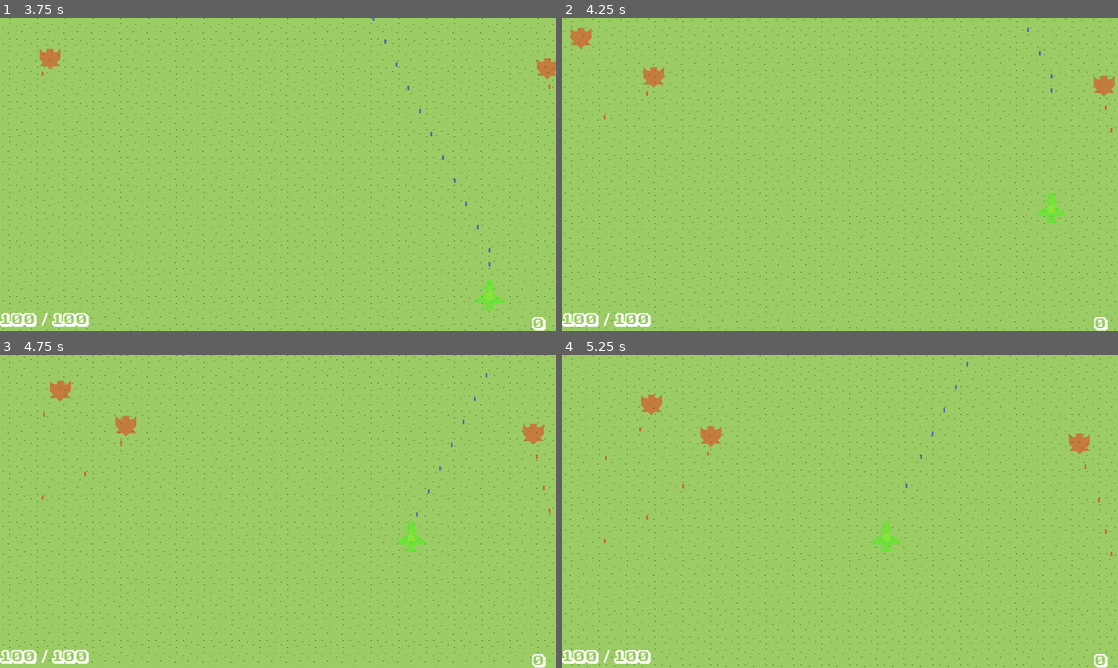
Above: before the commit, frames 1-4 (two rows, left to right).
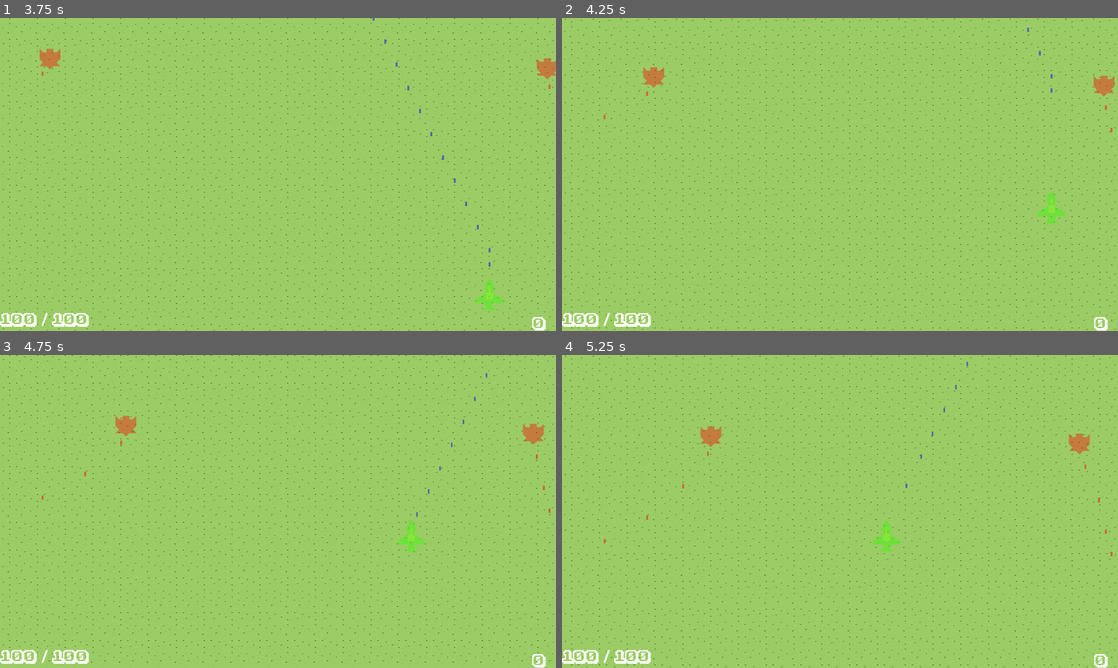
Above: after the commit, the same moments.

Repository: mmyumu/OVNI-godot
Game: Godot game, scene res://menu.tscn
Two runs of this game, one before a commit and one after it. Both use one fixed random seed, a clock stepped at 60 frames per second and the inputs below.
Inputs (mouse positions are in pixels of both pictures, inside the frame that each line leads up to):
- Up to frame 1 (3.75 s): click "Start" at 0.5 s; tap Enter at 1.25 s; move the mouse to (400, 158) at 1.27 s; hold Right (move_right) 1.28-2.03 s; hold Space (shoot) 1.28-2.03 s; click (400, 158) at 1.42 s; move the mouse to (166, 190) at 2.02 s; hold Down (move_down) 2.03-2.78 s; tap Space (shoot) at 2.1, 3.6 s; move the mouse to (333, 105) at 2.77 s; hold Right (move_right) 2.78-3.53 s; hold Space (shoot) 2.78-3.53 s; move the mouse to (250, 237) at 3.52 s; hold Up (move_up) from 3.53 s (still down); click (250, 237) at 3.67 s
- Up to frame 2 (4.25 s): keep holding Up (move_up)
- Up to frame 3 (4.75 s): move the mouse to (444, 558) at 4.27 s; release Up (move_up) at 4.28 s; hold Left (move_left) from 4.28 s (still down); hold Space (shoot) from 4.28 s (still down)
- Up to frame 4 (5.25 s): keep holding Left (move_left); move the mouse to (673, 464) at 5.02 s; release Space (shoot) at 5.03 s; tap Space (shoot) at 5.1 s

Frame 1 is identical in both runs. In frame 2, 0.2% of the frame differs, in the area x 1-6%, y 3-10%; in frame 3, 0.2%; in frame 4, 0.2%.

Commit message:
Improve scenario 01

Diff:
--- a/shootemup/levels/scenarios/scenario01.gd
+++ b/shootemup/levels/scenarios/scenario01.gd
@@ -1,6 +1,6 @@
 extends Scenario
 
-var step = -1
+var step: float = -1
 
 func _ready():
 	super._ready()
@@ -11,13 +11,23 @@
 	if step == 0:
 		$FighterSpawnerLeft.start()
 		$FighterSpawnerRight.start()
-
+		set_step(0.5)
+	elif step == 0.5:
 		if $FighterSpawnerLeft.is_depleted() and $FighterSpawnerRight.is_depleted():
 			set_step(1)
-			$FighterSpawnerLeft.restart()
-			$FighterSpawnerRight.restart()
 	elif step == 1:
-		if $FighterSpawnerLeft.is_depleted() and $FighterSpawnerRight.is_depleted():
+		$FighterSpawnerTop.start()
+		set_step(1.5)
+	elif step == 1.5:
+		if $FighterSpawnerTop.is_depleted():
+			set_step(2)
+	elif step == 2:
+		$FighterSpawnerLeft.restart()
+		$FighterSpawnerRight.restart()
+		$FighterSpawnerTop.restart()
+		set_step(2.5)
+	elif step == 2.5:
+		if $FighterSpawnerTop.is_depleted() and $FighterSpawnerLeft.is_depleted() and $FighterSpawnerRight.is_depleted():
 			scenario_completed.emit()
 
 func start():
--- a/shootemup/levels/scenarios/scenario01.tscn
+++ b/shootemup/levels/scenarios/scenario01.tscn
@@ -1,9 +1,10 @@
-[gd_scene load_steps=6 format=3 uid="uid://dpq0h6783ujor"]
+[gd_scene load_steps=7 format=3 uid="uid://dpq0h6783ujor"]
 
 [ext_resource type="Script" path="res://shootemup/levels/scenarios/scenario01.gd" id="1_jdo17"]
 [ext_resource type="PackedScene" uid="uid://vtfrt2arq76r" path="res://shootemup/levels/spawners/spawner.tscn" id="2_7i6sp"]
 [ext_resource type="PackedScene" uid="uid://yj50gy0yj403" path="res://shootemup/levels/spawners/single_spawner_behavior.tscn" id="5_475qe"]
 [ext_resource type="PackedScene" uid="uid://16f74as41n6i" path="res://shootemup/units/enemies/fighter_enemy.tscn" id="6_87dce"]
+[ext_resource type="PackedScene" uid="uid://0lrm5ip1b7ql" path="res://shootemup/levels/spawners/wave_spawner_behavior.tscn" id="6_vbkvr"]
 [ext_resource type="PackedScene" uid="uid://ctcqt23i86kfk" path="res://shootemup/units/enemies/burst_fighter_enemy.tscn" id="7_jtggt"]
 
 [node name="Scenario01" type="Node2D"]
@@ -23,4 +24,14 @@
 enemies_scenes = Array[PackedScene]([ExtResource("6_87dce"), ExtResource("7_jtggt")])
 
 [node name="SingleSpawnerBehavior" parent="FighterSpawnerLeft" instance=ExtResource("5_475qe")]
-spawn_count = 2
+spawn_count = 1
+
+[node name="FighterSpawnerTop" parent="." instance=ExtResource("2_7i6sp")]
+position = Vector2(0, -48)
+enemies_scenes = Array[PackedScene]([ExtResource("6_87dce"), ExtResource("7_jtggt")])
+
+[node name="WaveSpawnerBehavior" parent="FighterSpawnerTop" instance=ExtResource("6_vbkvr")]
+spawn_period = 3.0
+wave_count = 6
+wave_size = 4
+instant_spawn = true
--- a/shootemup/levels/spawners/single_spawner_behavior.gd
+++ b/shootemup/levels/spawners/single_spawner_behavior.gd
@@ -1,7 +1,7 @@
 extends Behavior
 
 @export_range(0, 10, 0.01) var spawn_period: float = 1
-@export var spawn_count: int = 3
+@export_range(0, 20, 1, "or_greater") var spawn_count: int = 3
 
 var spawned_counter = 0
 
--- a/shootemup/levels/spawners/wave_spawner_behavior.gd
+++ b/shootemup/levels/spawners/wave_spawner_behavior.gd
@@ -2,7 +2,9 @@
 
 @export_range(0, 10, 0.01) var spawn_period: float = 1
 @export var wave_count: int = 3
-@export_range(0, 100) var wave_size: int = 3
+@export_range(0, 100, 1, "or_greater") var wave_size: int = 3
+#@export_enum("true", "false") var instant_spawn
+@export var instant_spawn: bool		# Spawn starts when behavior is started
 
 var spawned_wave_counter = 0
 
@@ -15,6 +17,9 @@
 
 func start():
 	$SpawnTimer.start()
+
+	if instant_spawn:
+		spawn_wave(wave_size)
 
 func stop():
 	$SpawnTimer.stop()
--- a/shootemup/main.gd
+++ b/shootemup/main.gd
@@ -24,7 +24,6 @@
 
 func _process(delta):
 	pass
-#	check_stage_completed()
 
 func _on_player_shoot(projectile, direction, location):
 	var spawned_projectile = projectile.instantiate()
